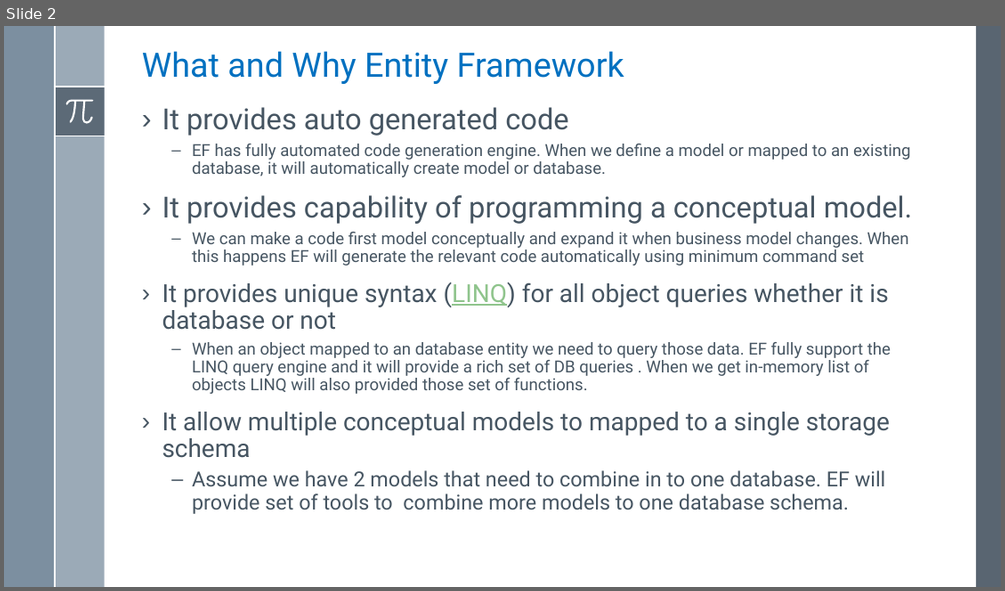
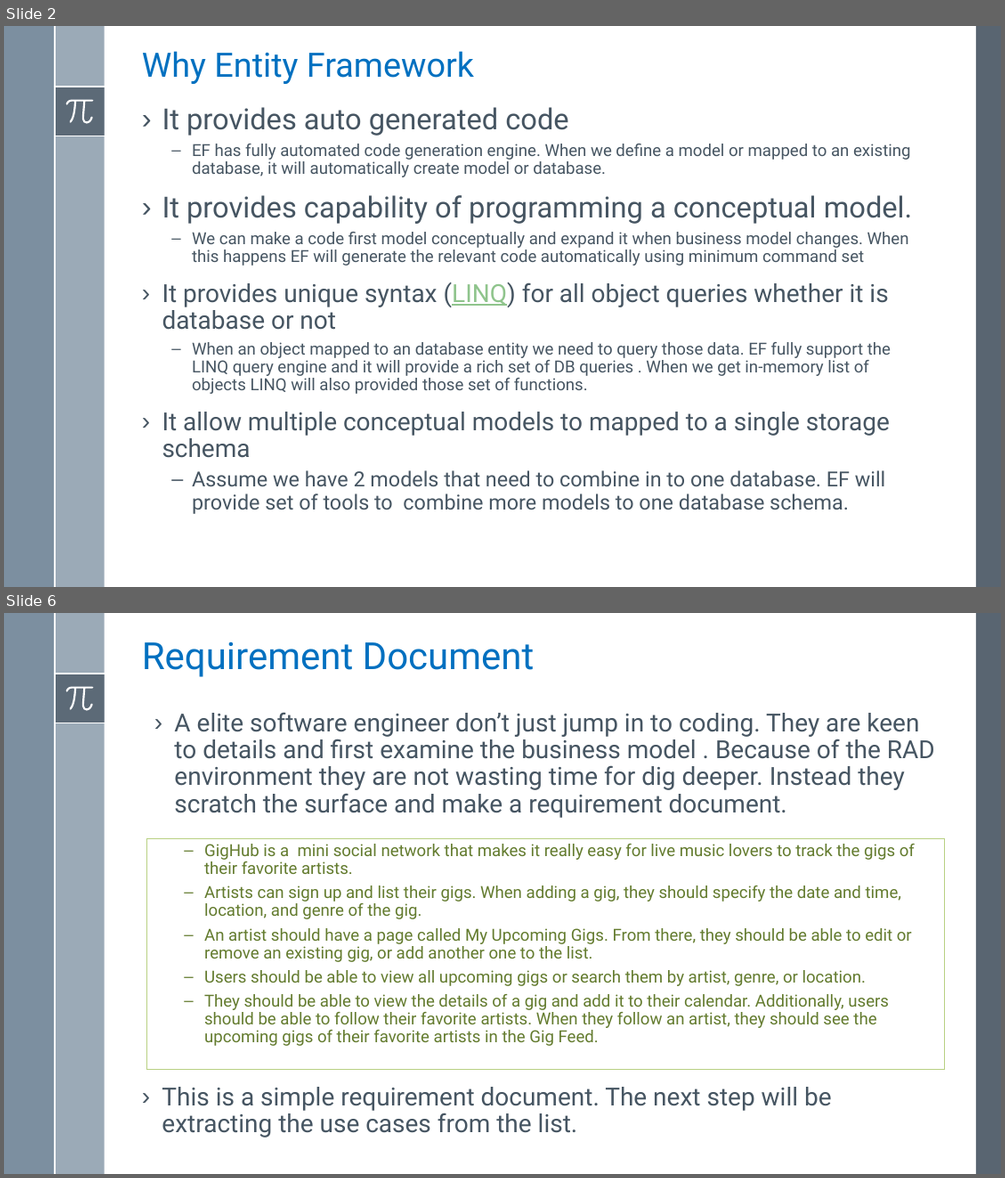
Before and after one commit to asachanxxx/WebApiTraning, a slide deck: Notes/Lesson 1/Lesson 1 - Implement First Bound Context Using Entity Framework.pptx. Shown one above the other, each under a label of ours: slide 2 before the commit, slides 2 and 6 after it; the slides between them are not shown. The pictures are 1005x591 and 1005x1178 pixels, drawn with LibreOffice and Linux fonts; fonts in the diff are those of the drawing. Boxes give left, top, right and bottom in pixels: in the first picture for what was removed or moved away, otherwise in the second. Text is boxed around its words. In the diff, an @@ line names an element or a change of style, - is before the commit and + after.

```diff
--- a/Notes/Lesson 1/Lesson 1 - Implement First Bound Context Using Entity Framework.pptx
+++ b/Notes/Lesson 1/Lesson 1 - Implement First Bound Context Using Entity Framework.pptx
@@ slide 6 added at box(4, 613, 1001, 1174), background #FFFFFF; not listed: 8 template elements that a slide beside it also shows @@
@@ title added at box(142, 641, 534, 677), 36 pt, text #0070C0 @@
+Requirement Document
@@ text added at box(174, 712, 935, 818), 24 pt, text #465562 @@
+› A elite software engineer don’t just jump in to coding. They are keen to details and first examine the business model . Because of the RAD environment they are not wasting time for dig deeper. Instead they scratch the surface and make a requirement document.
@@ text added at box(146, 838, 944, 1069), fill #FFFFFF, outline #B8D082 1 pt, 16 pt, text #637B2E @@
+  – GigHub is a mini social network that makes it really easy for live music lovers to track the gigs of their favorite artists.
+  – Artists can sign up and list their gigs. When adding a gig, they should specify the date and time, location, and genre of the gig.
+  – An artist should have a page called My Upcoming Gigs. From there, they should be able to edit or remove an existing gig, or add another one to the list.
+  – Users should be able to view all upcoming gigs or search them by artist, genre, or location.
+  – They should be able to view the details of a gig and add it to their calendar. Additionally, users should be able to follow their favorite artists. When they follow an artist, they should see the upcoming gigs of their favorite artists in the Gig Feed.
@@ text added at box(162, 1086, 832, 1137), 24 pt, text #465562 @@
+› This is a simple requirement document. The next step will be extracting the use cases from the list.
@@ slide 2 changed as well @@
@@ title at box(142, 51, 474, 84): text changed @@
-What and Why Entity Framework
+Why Entity Framework
```
Also in this commit, not shown: 2 other slides changed, 17 other slides added, 4 other files.
